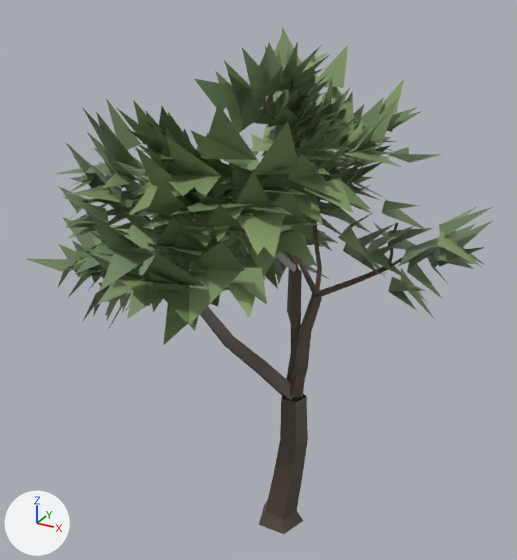
Renders of the glTF model godot/assets/models/tree_round_a.glb from each side of a commit.
The view is the same before and after, from a camera (50 mm lens) standing at (2.79, -5.57, 5.6) and looking at (-0.44, 0.3, 2.67). Lighting does not change. The marker at lower left points along +X, +Y and +Z. The first picture is the older version. Vertices at exactly the same position are counted once.

Script lines for the objects in view, before the commit:
```python
me_tree_round_a = bpy.data.meshes.new('tree_round_a')
me_tree_round_a.from_pydata(...)  # 2377 vertices, 1258 faces; spans x -3.18..1.65, y -2.26..2.35, z 0.0..5.05
# faces by material slot: [598, 660]
me_tree_round_a.materials.append(mat_bark)
me_tree_round_a.materials.append(mat_foliage)
ob_tree_round_a = bpy.data.objects.new('tree_round_a', me_tree_round_a)
ob_tree_round_a.location = (0.0, 0.0, 0.0)
```
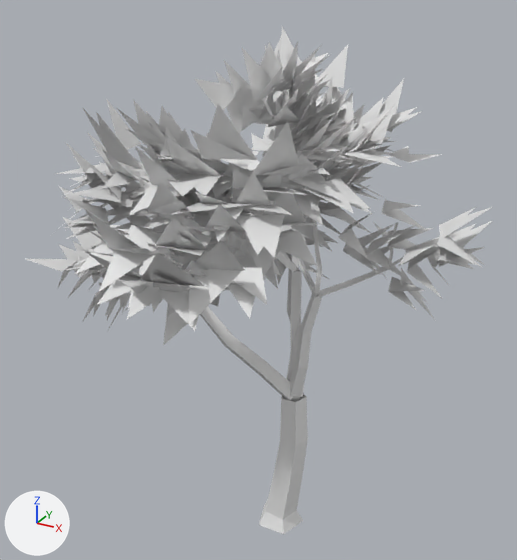
Pixel boxes (x1, y1, x2, y2) of what changed, in the pictures (517 x 560 px):
part 1 of me_tree_round_a, recoloured (green to white)
    both: (27, 27, 492, 345)
part 2 of me_tree_round_a, recoloured
    both: (59, 49, 474, 534)

What changed in the scene script:
```text
Change me_tree_round_a:
    where me_tree_round_a.from_pydata(...)  # 2377 vertices, 1258 faces; spans x -3.18..1.65, y -2.26..2.35, z 0.0..5.05
    used by ob_tree_round_a; location = (0.0, 0.0, 0.0)
    me_tree_round_a part 1: 558 faces centred in x -2.84..1.38, y -2.03..2.1, z 1.96..4.79 are repainted in the vertex colours; the middle colour goes from green #849d6b to white #ffffff
    me_tree_round_a part 2: 700 faces centred in x -2.77..1.34, y -1.6..1.96, z 0.04..4.61 are repainted in the vertex colours; the middle colour goes from brown #6e6656 to white #ffffff
```
